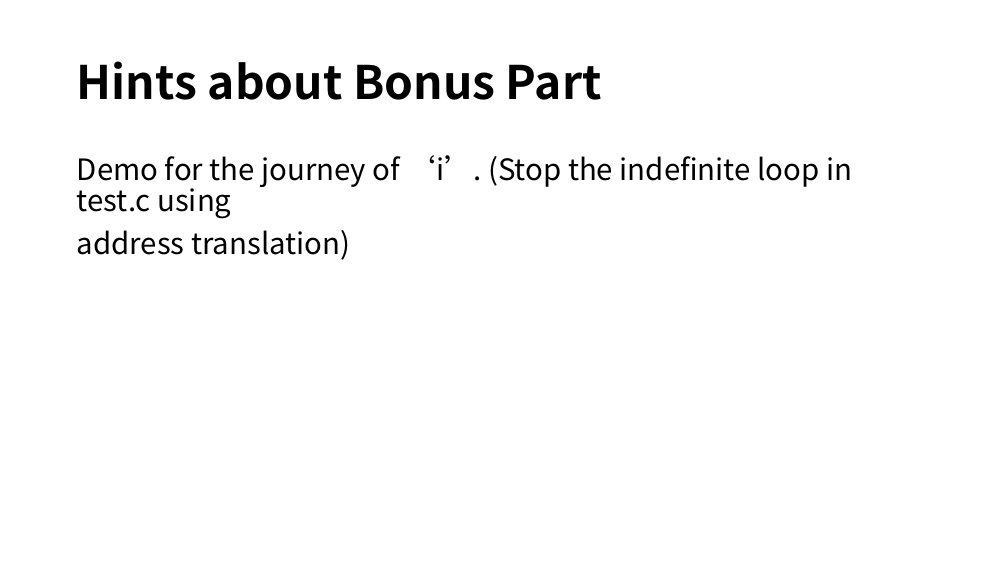
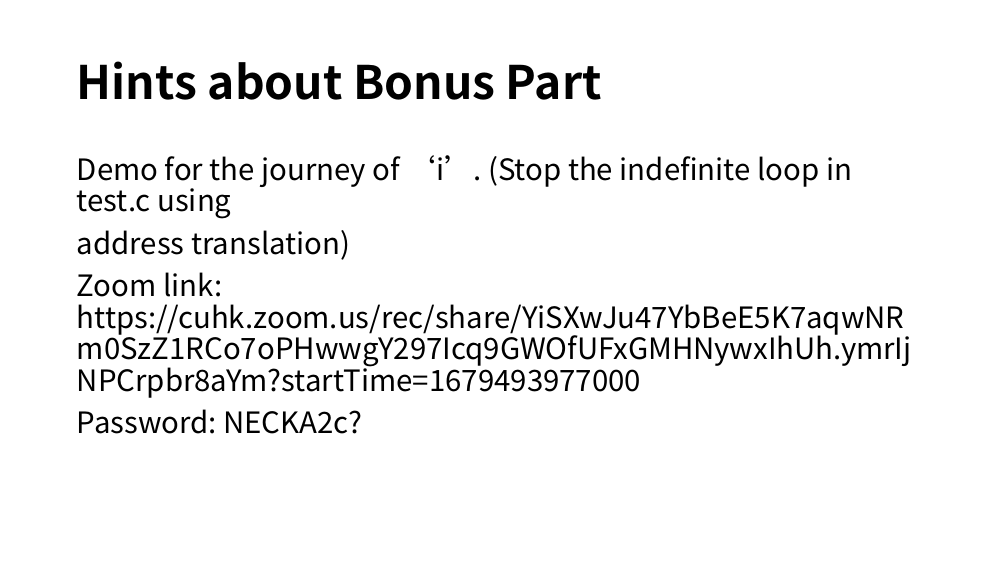
Before and after one commit to henryhxu/CSCI3150, a slide deck: slide 19 of tutorial/T09/Tutorial9.pptx. Drawn at 1008x567 pixels with LibreOffice and Linux fonts; fonts in the diff are those of the drawing. Boxes give left, top, right and bottom in pixels: in the first picture for what was removed or moved away, otherwise in the second. Text is boxed around its words. In the diff, an @@ line names an element or a change of style, - is before the commit and + after.

```diff
--- a/tutorial/T09/Tutorial9.pptx
+++ b/tutorial/T09/Tutorial9.pptx
@@ text at [77, 272, 905, 434]: paragraphs added @@
+Zoom link: https://cuhk.zoom.us/rec/share/YiSXwJu47YbBeE5K7aqwNRm0SzZ1RCo7oPHwwgY297Icq9GWOfUFxGMHNywxIhUh.ymrIjNPCrpbr8aYm?startTime=1679493977000
+Password: NECKA2c?
```
